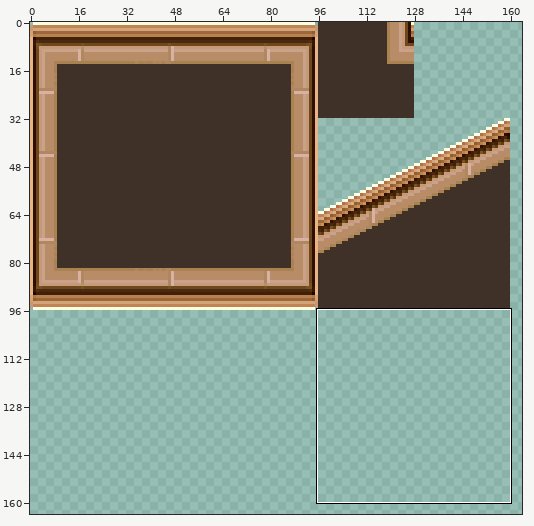
Sprite sheet, stored at CopyrightInfringement/Environment/TilesetMansion.png. Above, an overview of the earlier version with the close-up marked.
Close-up. First the earlier version:
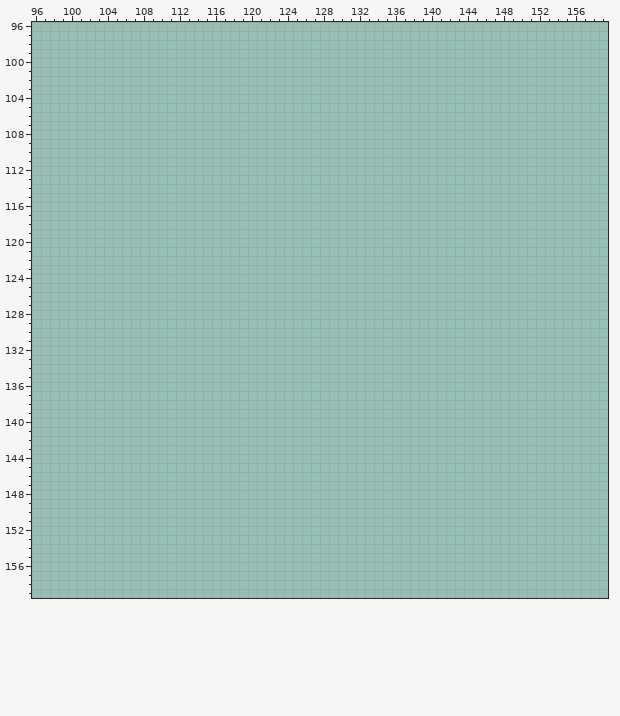
The file is 512x512 pixels. Colours within 5 levels of each other are drawn and written as one. Shown: x 96..159, y 96..159. The wide view leaves out empty margins.
Once edited:
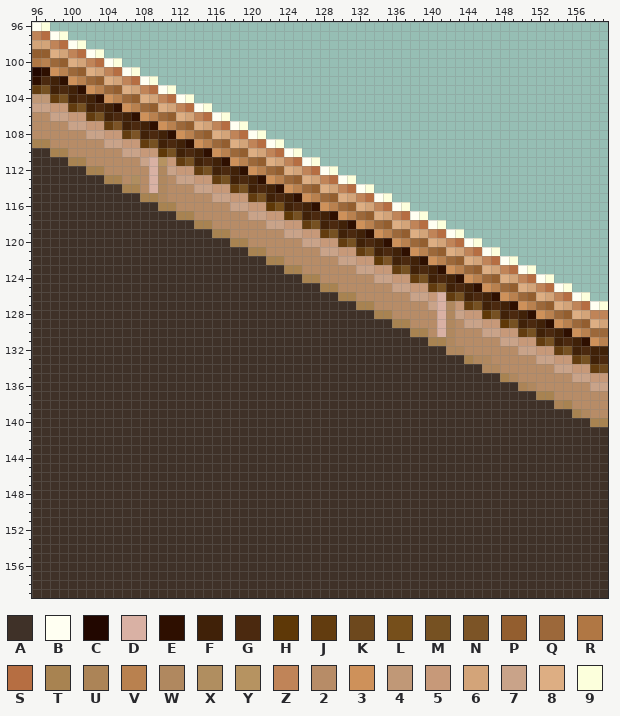
Palette (. is transparent): A #3f3128  B #fffff2  C #220700  D #d9b1a4  E #2e0f00  F #402108  G #4b290f  H #5e3807  J #623c0f  K #6d481d  L #764f1b  M #765122  N #7c5426  P #935e2f  Q #9c683a  R #b07744  S #b66e42  T #a88351  U #ac8457  V #b9814f  W #b0885f  X #b08e60  Y #b69361  Z #c08458  2 #b78c67  3 #ce915a  4 #c09877  5 #c79979  6 #d3a479  7 #c9a389  8 #ddae83  9 #fcffdc
Changes in this commit:
y 96: x 96..97 .. -> B9
y 97: x 96..99 .... -> ZSB9
y 98: x 96..101 ...... -> 66ZSB9
y 99: x 96..103 ........ -> PP86ZSB9
y 100: x 96..105 .......... -> RVQP86ZSB9
y 101: x 96..107 ............ -> CE3VQP86ZSB9
y 102: x 96..109 .............. -> EGFE3VQP86ZSB9
y 103: x 96..111 ................ -> JMFGFE3VQP86ZSB9
y 104: x 96..113 .................. -> 44JMFGFE3VQP86ZSB9
y 105: x 96..115 .................... -> 7755JMFGFE3VQP86ZSB9
y 106: x 96..117 ...................... -> 227755JMFGFE3VQP86ZSB9
y 107: x 96..119 ........................ -> 22227755JNFGFE3VQP86ZSB9
y 108: x 96..121 .......................... -> 2222227755JNFGFE3VQP86ZSB9
y 109: x 96..123 ............................ -> TT2222227755JMFGFE3VQP86ZSB9
y 110: x 96..125 .............................. -> AATT2222227755HMFGFE3VQP86ZSB9
y 111: x 96..127 ................................ -> AAAATT2222227DY5JMFGFE3VQP86ZSB9
y 112: x 96..129 .................................. -> AAAAAATT22222DW755JMFGFE3VQP86ZSB9
y 113: x 96..131 .................................... -> AAAAAAAATT2X2DW27755JMFGFE3VQP86ZSB9
y 114: x 96..133 ...................................... -> AAAAAAAAAATT2DW2227755JMFGFE3VQP86ZSB9
y 115: x 96..135 ........................................ -> AAAAAAAAAAAATTW222227755JMFGFE3VQP86ZSB9
y 116: x 96..137 .......................................... -> AAAAAAAAAAAAAATT2222227755HLFGFE3VQP86ZSB9
y 117: x 96..139 ............................................ -> AAAAAAAAAAAAAAAATT2222227755HMFGFE3VQP86ZSB9
y 118: x 96..141 .............................................. -> AAAAAAAAAAAAAAAAAATT2222227755JMFGFE3VQP86ZSB9
y 119: x 96..143 ................................................ -> AAAAAAAAAAAAAAAAAAAATT2222227755JMFGFE3VQP86ZSB9
y 120: x 96..145 .................................................. -> AAAAAAAAAAAAAAAAAAAAAATT2222227755JMFGFE3VQP86ZSB9
y 121: x 96..147 .................................................... -> AAAAAAAAAAAAAAAAAAAAAAAATT2222227755JMFGFE3VQP86ZSB9
y 122: x 96..149 ...................................................... -> AAAAAAAAAAAAAAAAAAAAAAAAAATT2222227755HNFGFE3VQP86ZSB9
y 123: x 96..151 ........................................................ -> AAAAAAAAAAAAAAAAAAAAAAAAAAAATT2222227755JMFGFE3VQP86ZSB9
y 124: x 96..153 .......................................................... -> AAAAAAAAAAAAAAAAAAAAAAAAAAAAAATT2222227755JMFGFE3VQP86ZSB9
y 125: x 96..155 ............................................................ -> AAAAAAAAAAAAAAAAAAAAAAAAAAAAAAAATT2222227755JMFGFE3VQP86ZSB9
y 126: x 96..157 .............................................................. -> AAAAAAAAAAAAAAAAAAAAAAAAAAAAAAAAAATT222222775DJMFGFE3VQP86ZSB9
y 127: x 96..159 ................................................................ -> AAAAAAAAAAAAAAAAAAAAAAAAAAAAAAAAAAAATT2222227DW5JMFGFE3VQP86ZSB9
y 128: x 96..159 ................................................................ -> AAAAAAAAAAAAAAAAAAAAAAAAAAAAAAAAAAAAAATT22222DW755HMFGFE3VQP86ZZ
y 129: x 96..159 ................................................................ -> AAAAAAAAAAAAAAAAAAAAAAAAAAAAAAAAAAAAAAAATT222DW27755HMFGFE3VQP86
y 130: x 96..159 ................................................................ -> AAAAAAAAAAAAAAAAAAAAAAAAAAAAAAAAAAAAAAAAAATT2DW2227755JMFGFE3VQQ
y 131: x 96..159 ................................................................ -> AAAAAAAAAAAAAAAAAAAAAAAAAAAAAAAAAAAAAAAAAAAATTW222227755JMFGFE3V
y 132: x 96..159 ................................................................ -> AAAAAAAAAAAAAAAAAAAAAAAAAAAAAAAAAAAAAAAAAAAAAAWW2222227755JMFGFF
y 133: x 96..159 ................................................................ -> AAAAAAAAAAAAAAAAAAAAAAAAAAAAAAAAAAAAAAAAAAAAAAAATWW222227755JMFG
y 134: x 96..159 ................................................................ -> AAAAAAAAAAAAAAAAAAAAAAAAAAAAAAAAAAAAAAAAAAAAAAAAAAWW2222227755JK
y 135: x 96..159 ................................................................ -> AAAAAAAAAAAAAAAAAAAAAAAAAAAAAAAAAAAAAAAAAAAAAAAAAAAATW2222227755
y 136: x 96..159 ................................................................ -> AAAAAAAAAAAAAAAAAAAAAAAAAAAAAAAAAAAAAAAAAAAAAAAAAAAAAAUW22222277
y 137: x 96..159 ................................................................ -> AAAAAAAAAAAAAAAAAAAAAAAAAAAAAAAAAAAAAAAAAAAAAAAAAAAAAAAATT222222
y 138: x 96..159 ................................................................ -> AAAAAAAAAAAAAAAAAAAAAAAAAAAAAAAAAAAAAAAAAAAAAAAAAAAAAAAAAAUT2222
y 139: x 96..159 ................................................................ -> AAAAAAAAAAAAAAAAAAAAAAAAAAAAAAAAAAAAAAAAAAAAAAAAAAAAAAAAAAAATW22
y 140: x 96..159 ................................................................ -> AAAAAAAAAAAAAAAAAAAAAAAAAAAAAAAAAAAAAAAAAAAAAAAAAAAAAAAAAAAAAATT
y 141..159: x 96..159 ................................................................ -> AAAAAAAAAAAAAAAAAAAAAAAAAAAAAAAAAAAAAAAAAAAAAAAAAAAAAAAAAAAAAAAA
Pixel boxes of the changes (left, top, right, bottom) in both close-ups:
added: (32, 22, 608, 598)
